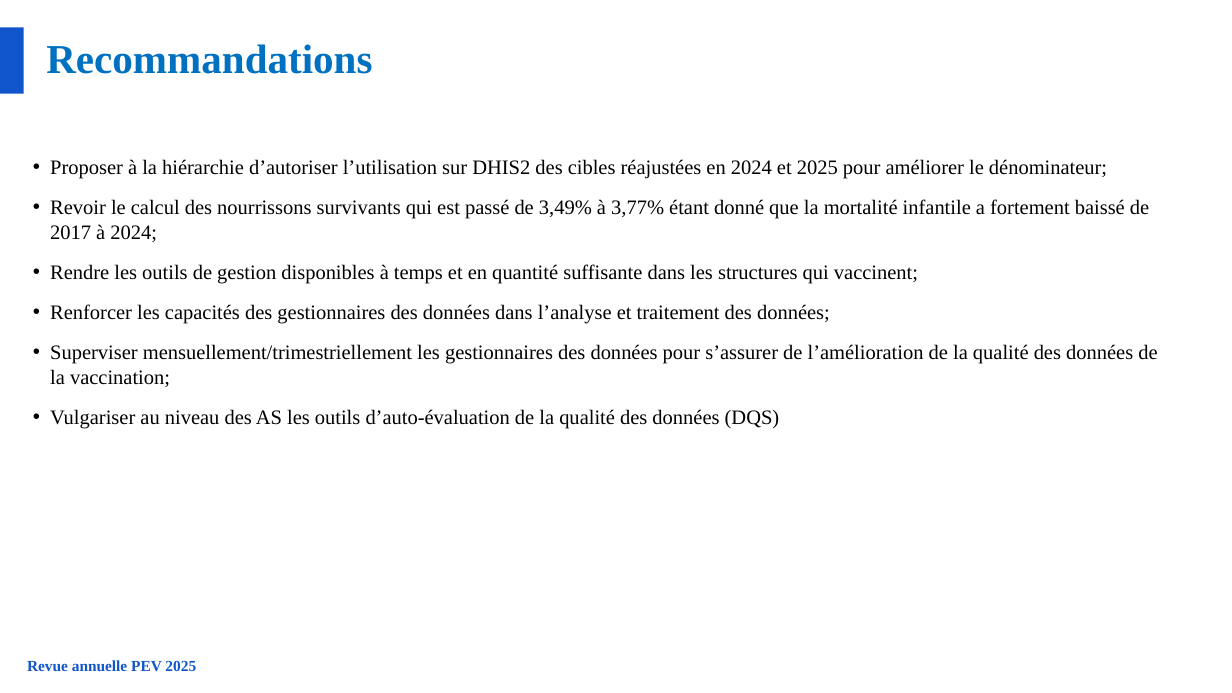
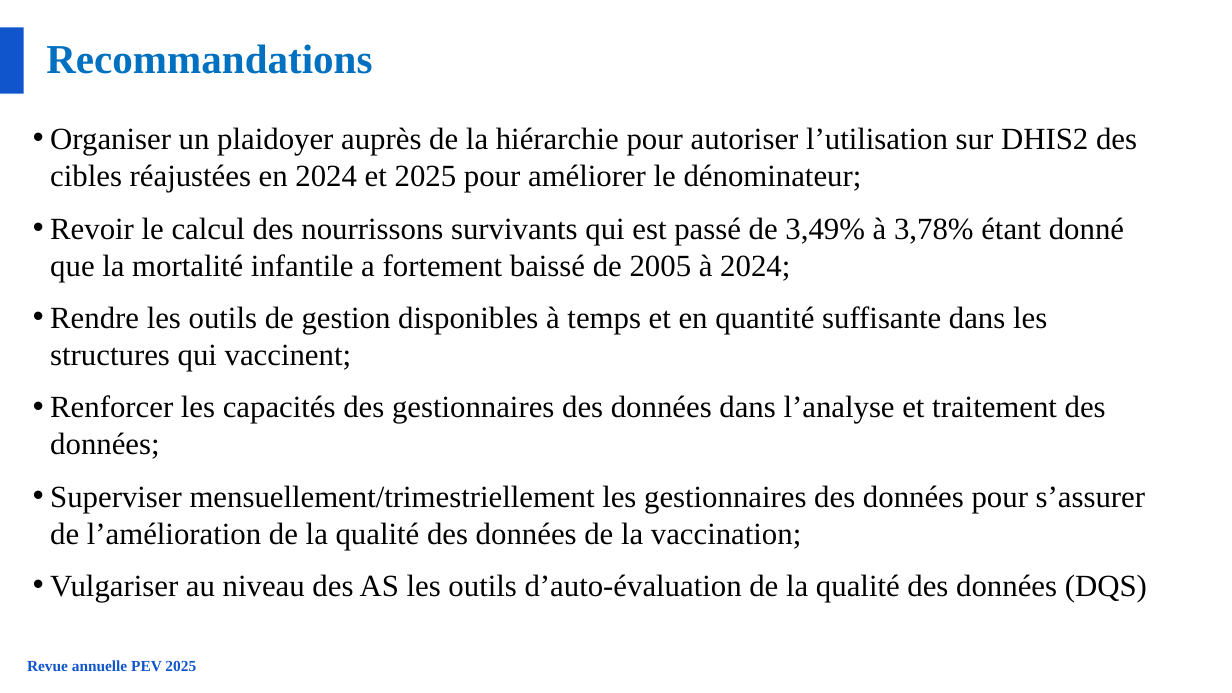
Before and after one commit to WHO-IST-CA/revue_annuelle, a slide deck: slide 24 of docs/epi/presentations/j1/Revue annuelle-PEV_qualité des données-14122025.pptx (slide 20 before the commit). Drawn at 1232x693 pixels with LibreOffice and Linux fonts; fonts in the diff are those of the drawing. Boxes give left, top, right and bottom in pixels: in the first picture for what was removed or moved away, otherwise in the second. Text is boxed around its words. In the diff, an @@ line names an element or a change of style, - is before the commit and + after.

```diff
--- a/docs/epi/presentations/j1/Revue annuelle-PEV_qualité des données-14122025.pptx
+++ b/docs/epi/presentations/j1/Revue annuelle-PEV_qualité des données-14122025.pptx
@@ text at (50, 127, 1137, 282): text changed; size 16 to 24 pt @@
-• Proposer à la hiérarchie d’autoriser l’utilisation sur DHIS2 des cibles réajustées en 2024 et 2025 pour améliorer le dénominateur;
-• Revoir le calcul des nourrissons survivants qui est passé de 3,49% à 3,77% étant donné que la mortalité infantile a fortement baissé de 2017 à 2024;
+• Organiser un plaidoyer auprès de la hiérarchie pour autoriser l’utilisation sur DHIS2 des cibles réajustées en 2024 et 2025 pour améliorer le dénominateur;
+• Revoir le calcul des nourrissons survivants qui est passé de 3,49% à 3,78% étant donné que la mortalité infantile a fortement baissé de 2005 à 2024;
@@ text at (50, 306, 1147, 602): size 16 to 24 pt in "Rendre les outils de gestion disponibles à ...", "Renforcer les capacités des gestionnaires des données ...", "Superviser mensuellement/trimestriellement les gestionnaires ...", "Vulgariser au niveau des AS les outils ..." @@
```
Also in this commit, not shown: 16 other slides changed, 6 slides added, 1 slide removed, 1 other file.
